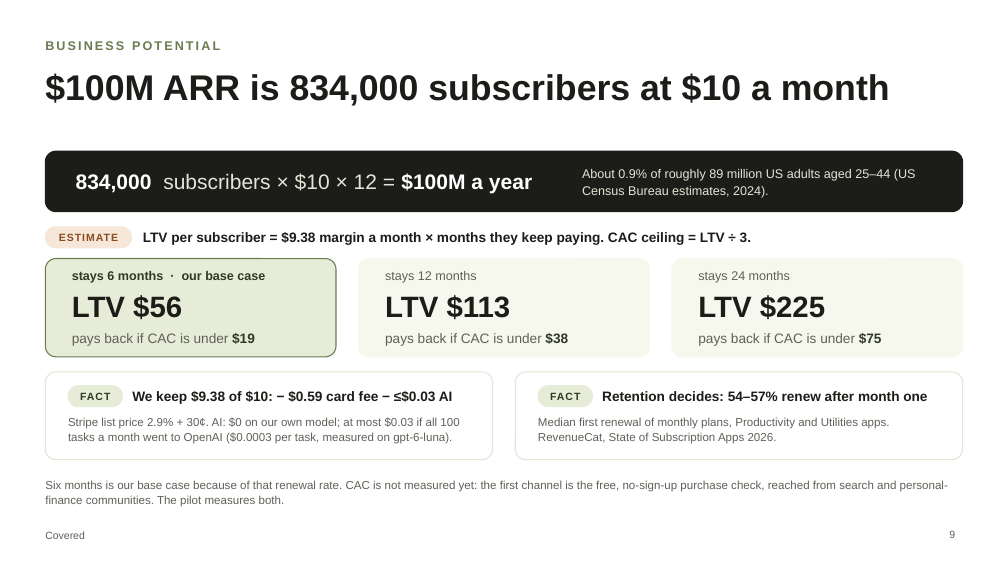
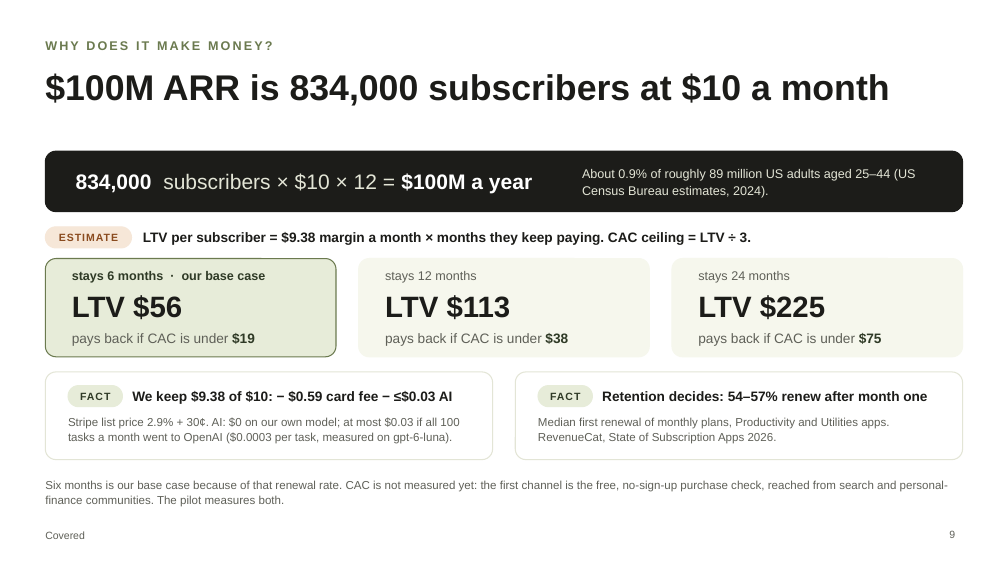
Before and after one commit to chinusoid/FractureTeam, a slide deck: slide 9 of pitch/covered-pitch.pptx. Drawn at 1008x567 pixels with LibreOffice and Linux fonts; fonts in the diff are those of the drawing. Boxes give left, top, right and bottom in pixels: in the first picture for what was removed or moved away, otherwise in the second. Text is boxed around its words. In the diff, an @@ line names an element or a change of style, - is before the commit and + after.

```diff
--- a/pitch/covered-pitch.pptx
+++ b/pitch/covered-pitch.pptx
@@ text at (x1=45, y1=41, x2=272, y2=50): text changed @@
-BUSINESS POTENTIAL
+WHY DOES IT MAKE MONEY?
```
Also in this commit, not shown: 9 other slides changed, 3 other files.
